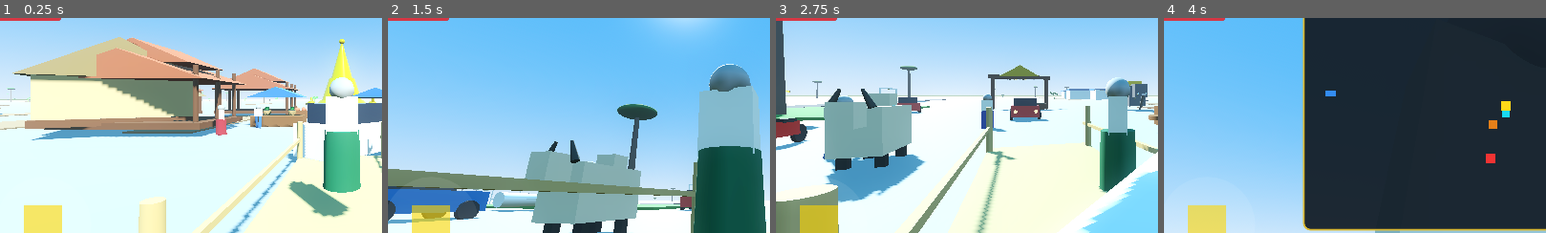
Above: before the commit, frames 1-4 (left to right).
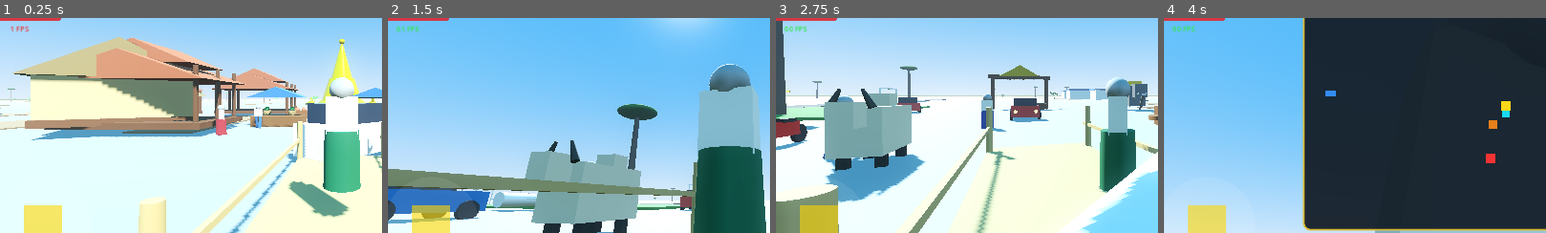
Above: after the commit, the same moments.

Repository: sudohlaingwin/gta-open-world
Game: Godot game, scene res://scenes/world.tscn
The game is run twice, just before and just after one commit, with the same random seed, the same clock (stepped at 60 frames per second) and the same inputs. This scene is started directly instead of the project's main scene.
Inputs (mouse positions are % of the whole screen's width and height, from its top left):
- Up to frame 1 (0.25 s): no input
- Up to frame 2 (1.5 s): drag from (12, 82) to (60, 28) at 0.52 s; drag from (30, 55) to (45, 70) at 1.27 s
- Up to frame 3 (2.75 s): move the mouse to (60, 28) at 2.02 s; hold Right (ui_right) from 2.03 s (still down); hold Ctrl from 2.03 s (still down)
- Up to frame 4 (4 s): release Right (ui_right) at 2.75 s; release Ctrl at 2.75 s; drag from (45, 70) to (20, 35) at 2.77 s; click "🗺️" at 3.5 s
The pictures show only the part of the screen within x 5-55%, y 31-81%; the shares and areas given below are measured in that part.

The runs differ from the first frame. In frame 1, less than 0.1% of the frame differs, in the area x 2-8%, y 3-7%; in frame 2, less than 0.1%; in frame 3, 0.1%; in frame 4, 0.1%.
Error in both runs: Trying to assign value of type 'ColorRect' to a variable of type 'Panel'. (res://scripts/virtual_joystick.gd:12)

Commit message:
Slice 62: live FPS readout HUD + persistent settings toggle (review MUSE slice 40)

Diff:
--- a/scenes/mobile_touch_hud.tscn
+++ b/scenes/mobile_touch_hud.tscn
@@ -208,6 +208,17 @@
 value = 100.0
 show_percentage = false
 
+[node name="FpsLabel" type="Label" parent="TopLeftHUD"]
+visible = false
+layout_mode = 0
+offset_top = 208.0
+offset_right = 140.0
+offset_bottom = 226.0
+theme_override_colors/font_color = Color(0.2, 0.9, 0.3, 1)
+theme_override_font_sizes/font_size = 12
+text = "60 FPS"
+horizontal_alignment = 1
+
 [node name="TopCenterHUD" type="Control" parent="."]
 layout_mode = 3
 anchors_preset = 5
--- a/scenes/settings_panel.tscn
+++ b/scenes/settings_panel.tscn
@@ -102,6 +102,12 @@
 theme_override_font_sizes/font_size = 18
 text = "🔇 အသံတိတ်စနစ် (Mute Audio)"
 
+[node name="FpsCheck" type="CheckButton" parent="Panel/ScrollBox"]
+layout_mode = 2
+theme_override_font_sizes/font_size = 18
+button_pressed = true
+text = "📊 FPS စောင့်ကြည့်ပြသမှု (FPS Readout)"
+
 [node name="VolumeLabel" type="Label" parent="Panel/ScrollBox"]
 layout_mode = 2
 text = "🔊 အသံအတိုးအကျယ် (Volume): 100%"
--- a/scripts/mobile_touch_hud.gd
+++ b/scripts/mobile_touch_hud.gd
@@ -12,6 +12,7 @@
 @onready var pagoda_icon: ColorRect = $TopLeftHUD/MiniMap/PagodaIcon
 @onready var compass_label: Label = $TopLeftHUD/CompassLabel
 @onready var stamina_bar: ProgressBar = $TopLeftHUD/StaminaBar
+@onready var fps_label: Label = $TopLeftHUD/FpsLabel
 @onready var flight_controls: Control = $FlightControls
 @onready var yaw_left_btn: Button = $FlightControls/YawLeftBtn
 @onready var yaw_right_btn: Button = $FlightControls/YawRightBtn
@@ -87,8 +88,11 @@
 		quit_to_menu_btn.pressed.connect(_on_quit_to_menu_pressed)
 
 	var sm = get_node_or_null("/root/SaveManager")
-	if sm and sm.get("hud_scale") != null:
-		apply_hud_scale(sm.hud_scale)
+	if sm:
+		if sm.get("hud_scale") != null:
+			apply_hud_scale(sm.hud_scale)
+		if sm.get("show_fps") != null and fps_label:
+			fps_label.visible = bool(sm.show_fps)
 
 	_update_quest_text()
 
@@ -160,6 +164,16 @@
 	if health_bar and player.get("health") != null:
 		health_bar.value = player.health
 
+	if fps_label and fps_label.visible:
+		var fps = Engine.get_frames_per_second()
+		fps_label.text = "%d FPS" % fps
+		if fps >= 50:
+			fps_label.set("theme_override_colors/font_color", Color(0.2, 0.9, 0.3, 1))
+		elif fps >= 30:
+			fps_label.set("theme_override_colors/font_color", Color(1.0, 0.84, 0.0, 1))
+		else:
+			fps_label.set("theme_override_colors/font_color", Color(0.9, 0.25, 0.25, 1))
+
 	# 4. Parachute Button Visibility
 	if chute_btn:
 		chute_btn.visible = (player.current_state == player.State.ON_FOOT and not player.is_on_floor())
@@ -383,6 +397,10 @@
 		if n:
 			n.scale = Vector2(s, s)
 
+func set_fps_visible(p_visible: bool) -> void:
+	if fps_label:
+		fps_label.visible = p_visible
+
 func _on_quit_to_menu_pressed() -> void:
 	get_tree().paused = false
 	get_tree().change_scene_to_file("res://scenes/main_menu.tscn")
--- a/scripts/save_manager.gd
+++ b/scripts/save_manager.gd
@@ -14,6 +14,7 @@
 var camera_sensitivity: float = 1.0
 var hud_scale: float = 1.0
 var joystick_deadzone: float = 0.15
+var show_fps: bool = true
 var shirt_color: Color = Color(0.96, 0.94, 0.90, 1.0)
 var longyi_color: Color = Color(0.08, 0.35, 0.22, 1.0)
 
@@ -83,6 +84,7 @@
 	camera_sensitivity = 1.0
 	hud_scale = 1.0
 	joystick_deadzone = 0.15
+	show_fps = true
 	car_paint_html = "#1F73C7"
 	motorcycle_paint_html = "#D9261A"
 	tuktuk_paint_html = "#F2B81A"
@@ -101,6 +103,7 @@
 		if d.has("camera_sensitivity"): camera_sensitivity = clampf(float(d["camera_sensitivity"]), 0.5, 2.0)
 		if d.has("hud_scale"): hud_scale = clampf(float(d["hud_scale"]), 0.8, 1.25)
 		if d.has("joystick_deadzone"): joystick_deadzone = clampf(float(d["joystick_deadzone"]), 0.0, 0.4)
+		if d.has("show_fps"): show_fps = bool(d["show_fps"])
 		if d.has("car_paint_html"): car_paint_html = str(d["car_paint_html"])
 		if d.has("motorcycle_paint_html"): motorcycle_paint_html = str(d["motorcycle_paint_html"])
 		if d.has("tuktuk_paint_html"): tuktuk_paint_html = str(d["tuktuk_paint_html"])
@@ -112,6 +115,7 @@
 		"camera_sensitivity": camera_sensitivity,
 		"hud_scale": hud_scale,
 		"joystick_deadzone": joystick_deadzone,
+		"show_fps": show_fps,
 		"car_paint_html": car_paint_html,
 		"motorcycle_paint_html": motorcycle_paint_html,
 		"tuktuk_paint_html": tuktuk_paint_html
@@ -124,6 +128,7 @@
 	camera_sensitivity = 1.0
 	hud_scale = 1.0
 	joystick_deadzone = 0.15
+	show_fps = true
 	car_paint_html = "#1F73C7"
 	motorcycle_paint_html = "#D9261A"
 	tuktuk_paint_html = "#F2B81A"
--- a/scripts/settings_panel.gd
+++ b/scripts/settings_panel.gd
@@ -4,6 +4,7 @@
 
 @onready var close_btn: Button = $Panel/CloseBtn
 @onready var mute_check: CheckButton = $Panel/ScrollBox/MuteCheck
+@onready var fps_check: CheckButton = $Panel/ScrollBox/FpsCheck
 @onready var volume_slider: HSlider = $Panel/ScrollBox/VolumeSlider
 @onready var volume_label: Label = $Panel/ScrollBox/VolumeLabel
 @onready var camera_slider: HSlider = $Panel/ScrollBox/CameraSlider
@@ -19,6 +20,8 @@
 		close_btn.pressed.connect(func(): visible = false)
 	if mute_check:
 		mute_check.toggled.connect(_on_mute_toggled)
+	if fps_check:
+		fps_check.toggled.connect(_on_fps_toggled)
 	if volume_slider:
 		volume_slider.value_changed.connect(_on_volume_changed)
 	if camera_slider:
@@ -41,6 +44,8 @@
 		return
 	if mute_check and sm.get("muted") != null:
 		mute_check.button_pressed = bool(sm.muted)
+	if fps_check and sm.get("show_fps") != null:
+		fps_check.button_pressed = bool(sm.show_fps)
 	if volume_slider and sm.get("volume") != null:
 		volume_slider.value = float(sm.volume) * 100.0
 		if volume_label: volume_label.text = "🔊 အသံအတိုးအကျယ် (Volume): %d%%" % int(round(volume_slider.value))
@@ -58,6 +63,16 @@
 	var sm = _sm()
 	if sm:
 		sm.muted = pressed
+		sm.save_settings()
+
+func _on_fps_toggled(pressed: bool) -> void:
+	var sm = _sm()
+	if sm:
+		sm.show_fps = pressed
+		sm.save_settings()
+		var hud = get_tree().get_first_node_in_group("hud")
+		if hud and hud.has_method("set_fps_visible"):
+			hud.set_fps_visible(pressed)
 		sm.save_settings()
 
 func _on_volume_changed(val: float) -> void:
Not shown, changed: COLLAB.md
